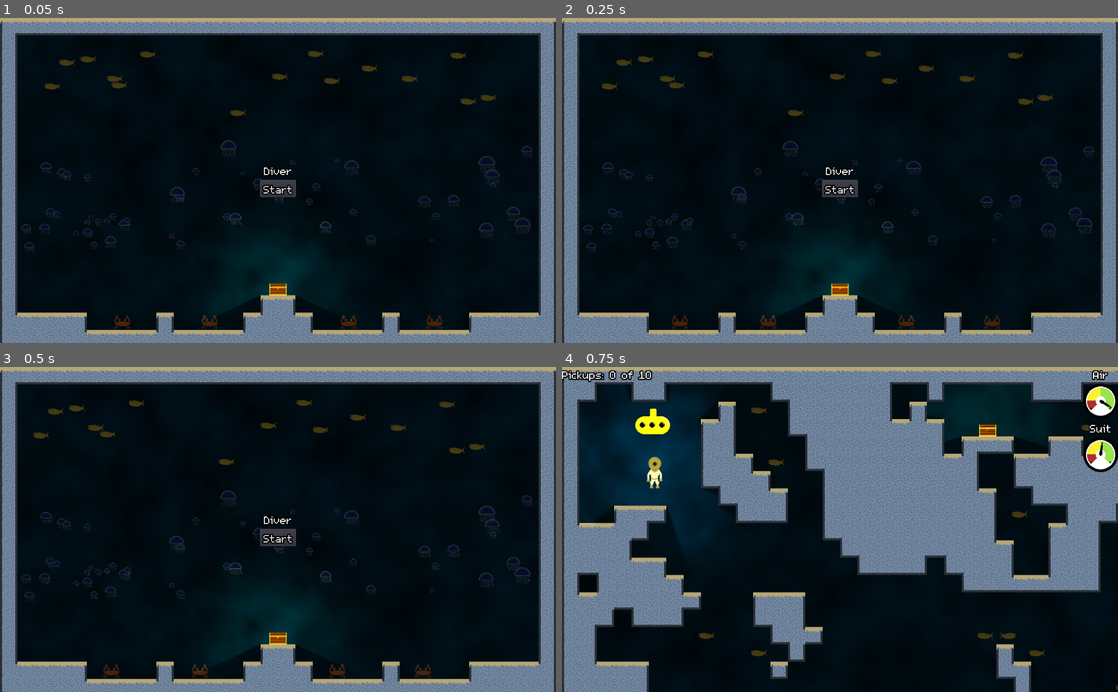
Above: before the commit, frames 1-4 (two rows, left to right).
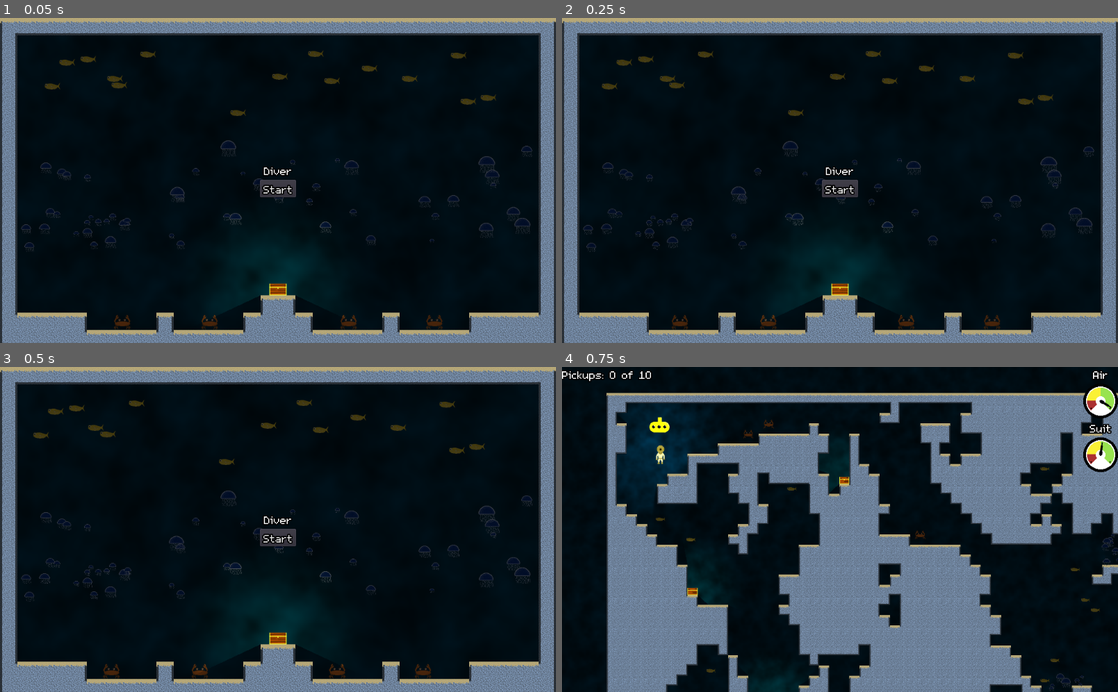
Above: after the commit, the same moments.

Repository: bengosney/diver
Game: Godot game, scene res://Main.tscn
Same seed, same stepped clock (60 frames per second), same inputs: the game is played once before the commit and once after it.
Inputs:
- Up to frame 1 (0.05 s): no input
- Up to frame 2 (0.25 s): no input
- Up to frame 3 (0.5 s): no input
- Up to frame 4 (0.75 s): click "Start" at 0.5 s

Frames 1-3 are identical in both runs. In frame 4, 64% of the frame differs, in the area x 0-100%, y 0-100%.

Commit message:
Player nolonger collides with jellyfish

Diff:
--- a/Jellyfish/Jellyfish.tscn
+++ b/Jellyfish/Jellyfish.tscn
@@ -18,6 +18,9 @@
 
 [node name="Jellyfish" type="RigidBody2D" groups=["bodies", "bouncy", "enemies"]]
 modulate = Color( 0.286275, 0.286275, 0.286275, 1 )
+position = Vector2( 4, -14 )
+collision_layer = 2
+collision_mask = 2
 mode = 2
 mass = 0.0816327
 gravity_scale = 0.1
--- a/RandomLevel/RandomLevel.gd
+++ b/RandomLevel/RandomLevel.gd
@@ -73,7 +73,7 @@
 func _ready():
 	var r = RandomNumberGenerator.new()
 	r.randomize()
-	level_seed = r.randi()
+	#level_seed = r.randi()
 	init_level()
 
 	$Player.starting_air = map.get_used_cells_by_id(BACKGROUND_LAYER).size() * 0.15
--- a/RandomLevel/RandomLevel.tscn
+++ b/RandomLevel/RandomLevel.tscn
@@ -14,6 +14,7 @@
 [node name="TileMap" type="TileMap" parent="."]
 tile_set = ExtResource( 1 )
 cell_size = Vector2( 32, 32 )
+collision_layer = 3
 format = 1
 tile_data = PoolIntArray( 327685, 3, 0, 327686, 3, 0, 327687, 3, 0, 327688, 3, 0, 327691, 3, 0, 327692, 3, 0, 393218, 3 …(609 unchanged characters)…
 
@@ -24,6 +25,7 @@
 
 [node name="Player" parent="." instance=ExtResource( 3 )]
 position = Vector2( 171, 94 )
+zoom = 1.718
 
 [node name="HUD" parent="." instance=ExtResource( 6 )]
 
